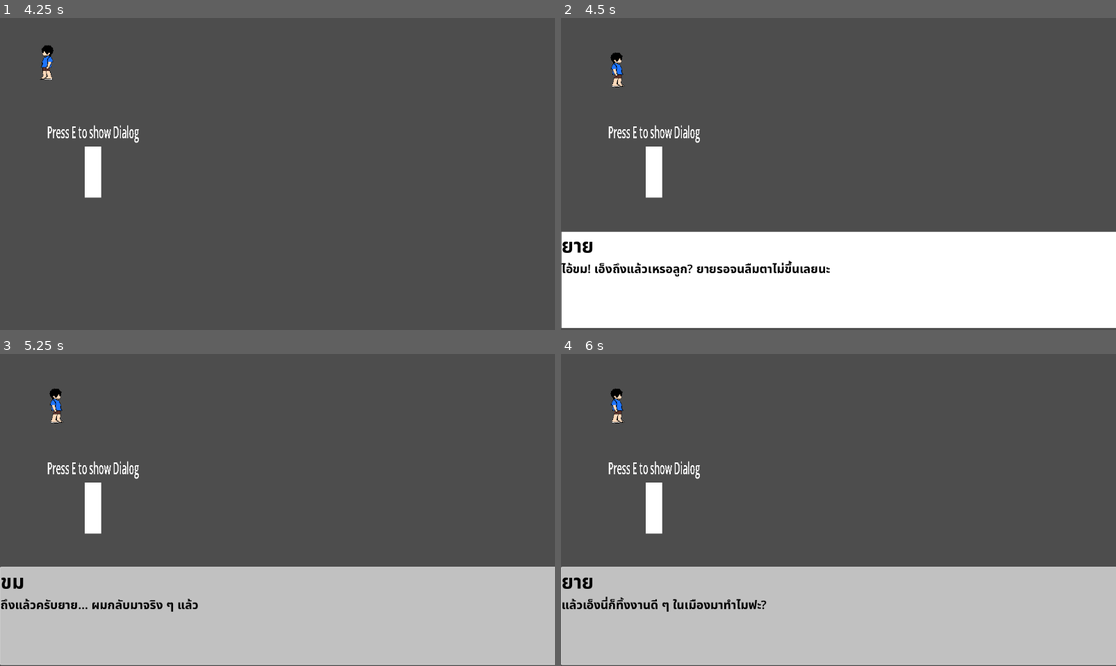
Above: before the commit, frames 1-4 (two rows, left to right).
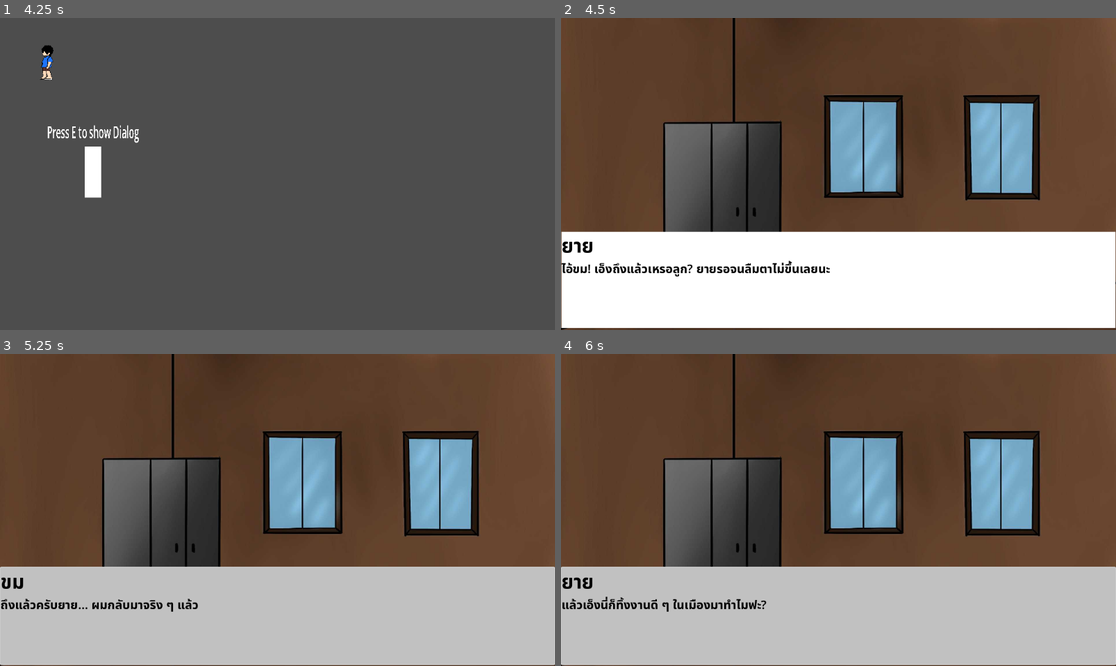
Above: after the commit, the same moments.

Repository: HeHHeyboi/BakChangKhom
Game: Godot game, scene res://Scene/MainGame.tscn
Same seed, same stepped clock (60 frames per second), same inputs: the game is played once before the commit and once after it. The project has no main scene, so this scene is started directly.
Inputs (mouse positions are in pixels of both pictures, inside the frame that each line leads up to):
- Up to frame 1 (4.25 s): tap Enter at 0.5, 2.75 s; move the mouse to (249, 236) at 0.52 s; hold W (up) 0.53-2.03 s; tap E every 0.75 s from 0.6 to 3.6 s; click (249, 236) at 0.67 s; move the mouse to (444, 220) at 1.27 s; tap Space at 2, 3.5 s; move the mouse to (111, 127) at 2.02 s; hold A (left) 2.03-3.53 s; move the mouse to (305, 174) at 2.77 s; click (305, 174) at 2.92 s; move the mouse to (194, 96) at 3.52 s; hold S (down) from 3.53 s (still down)
- Up to frame 2 (4.5 s): move the mouse to (960, 158) at 4.27 s; release S (down) at 4.28 s; hold D (right) from 4.28 s (still down); tap E at 4.35 s
- Up to frame 3 (5.25 s): release D (right) at 5 s; click "ยาย" at 5 s
- Up to frame 4 (6 s): click "ขม" at 5.75 s

Frame 1 is identical in both runs. In frame 2, 65% of the frame differs, in the area x 0-100%, y 0-100%; in frame 3, 64%; in frame 4, 64%.

Commit message:
Test call show_dialog with ImageTexture to set dialog background

Diff:
--- a/Scene/Dialog_Scene.tscn
+++ b/Scene/Dialog_Scene.tscn
@@ -1,6 +1,7 @@
-[gd_scene load_steps=7 format=3 uid="uid://bibe6lb5jiu8t"]
+[gd_scene load_steps=8 format=3 uid="uid://bibe6lb5jiu8t"]
 
 [ext_resource type="Script" uid="uid://djwn8uysrfhyn" path="res://Scripts/dialog_scene.gd" id="1_wcj4s"]
+[ext_resource type="Texture2D" uid="uid://b55oyvcho4pj6" path="res://Assets/Chapter2_bg.jpg" id="2_ycqtm"]
 
 [sub_resource type="StyleBoxFlat" id="StyleBoxFlat_sfeuh"]
 bg_color = Color(1, 1, 1, 1)
@@ -28,7 +29,12 @@
 NameBox = NodePath("PanelContainer/NameBox")
 ChoiceContainer = NodePath("ChoiceContainer")
 DialogButton = NodePath("PanelContainer")
-test_file = "Chapter9School.txt"
+test_file = "Chapter1ReturnHome.txt"
+BG_img = ExtResource("2_ycqtm")
+
+[node name="BG" type="Sprite2D" parent="."]
+position = Vector2(576, 324)
+scale = Vector2(0.6, 0.6)
 
 [node name="PanelContainer" type="Button" parent="."]
 layout_mode = 1
@@ -39,7 +45,7 @@
 anchor_bottom = 1.0
 offset_left = -575.0
 offset_top = -204.0
-offset_right = 577.0
+offset_right = 575.0
 offset_bottom = -4.0
 grow_horizontal = 2
 grow_vertical = 0
--- a/Scripts/dialog_scene.gd
+++ b/Scripts/dialog_scene.gd
@@ -5,12 +5,15 @@
 @export var ChoiceContainer: VBoxContainer
 @export var DialogButton: Button
 @export var test_file: String
+@export var BG_img: Texture2D
+@export var Test: bool
 
+@onready var bg_node = $"BG"
 enum DialogType { Dialog, Choice, SelectChoice }
 
 const DIALOG = "dialog"
 const CHOICE = "choice"
-const TXT_PATH = "res://Assets/"
+const AssetDir = "res://Assets/"
 
 var dialog_stack: Array[String] = []
 var index_stack: Array[int] = []
@@ -19,32 +22,34 @@
 var choiceButton = preload("res://Scene/DialogChoice.tscn")
 var curPlayer: Player = null
 
+
 # NOTE: มีไว้ test
-# func _ready():
-# 	read_file(TXT_PATH + test_file)
-# 	current_dialog = DialogDict[dialog_stack[-1]]
-# 	show_text(current_dialog[index_stack[-1]])
-# 	print("MainDialog Size: ", len(MainDialog))
+func _ready():
+	if Test:
+		read_file(AssetDir + test_file)
+		bg_node.texture = BG_img
+		dialog_stack.append(DIALOG)
+		index_stack.append(0)
+		current_dialog = DialogDict[dialog_stack[-1]]
+		show_text(current_dialog[index_stack[-1]])
+		return
+
+	self.visible = false
+	self.call_deferred("move_to_front")
 
 
 # NOTE: อันนี้เอาไว้ใช้จริง จะเรียกผ่าน Object อื่น
-func show_dialog(file_path: StringName, player: Player):
+func show_dialog(file_path: StringName, player: Player, bg: ImageTexture):
 	curPlayer = player
 	curPlayer.isDialogShow = true
 
+	bg_node.texture = bg
 	dialog_stack.append(DIALOG)
 	index_stack.append(0)
 	self.visible = true
 	read_file(file_path)
 	current_dialog = DialogDict[dialog_stack[-1]]
 	show_text(current_dialog[index_stack[-1]])
-	pass
-
-
-# HACK: อาจจะเปลี่ยนที่หลัง
-func _ready() -> void:
-	self.visible = false
-	self.call_deferred("move_to_front")
 
 
 func read_file(file_path: StringName):
@@ -82,6 +87,8 @@
 func show_text(text: String):
 	var parse = parse_text(text)
 	DialogButton.disabled = false
+	# print("current", dialog_stack)
+	# print("current", index_stack)
 
 	match parse["type"]:
 		DialogType.Dialog:
@@ -124,16 +131,19 @@
 
 		current_dialog = DialogDict[dialog_stack[-1]]
 
+	prints(index_stack)
 	show_text(current_dialog[index_stack[-1]])
 
 
 # NOTE: maybe this is a signal
 func dialog_end() -> void:
 	self.visible = false
-	curPlayer.isDialogShow = false
 	DialogDict.clear()
+	index_stack.clear()
+	dialog_stack.clear()
 	DialogDict[DIALOG] = []
-	index_stack.clear()
+	if !Test:
+		curPlayer.isDialogShow = false
 
 
 func click_choice(button: Button) -> void:
--- a/Scripts/player.gd
+++ b/Scripts/player.gd
@@ -24,7 +24,6 @@
 	elif Input.is_action_pressed("right", true):
 		Dir.x += 1
 
-	print(bool(-1))
 	if Dir.x < 0:
 		sprite.flip_h = true
 	elif Dir.x > 0:
--- a/Scripts/simple_npc.gd
+++ b/Scripts/simple_npc.gd
@@ -4,9 +4,13 @@
 @onready var TextAppear = $TextHelp
 @onready var player = self.get_node("../Player") as Player
 
+var bg_texture
+
 
 func _ready() -> void:
 	prints(player)
+	var loadImg = Image.load_from_file("res://Assets/Chapter2_bg.jpg")
+	bg_texture = ImageTexture.create_from_image(loadImg)
 	TextAppear.hide()
 
 
@@ -16,7 +20,7 @@
 		if event.is_pressed() && playerEnter:
 			if event.keycode == KEY_E:
 				DialogScene.visible = !DialogScene.visible
-				DialogScene.show_dialog("res://Assets/Chapter1ReturnHome.txt", player)
+				DialogScene.show_dialog("res://Assets/Chapter1ReturnHome.txt", player, bg_texture)
 
 
 func _on_dialog_area_body_entered(body: Node2D) -> void:
Binary file added: Assets/Chapter2_bg.jpg
Not shown, added: Assets/Chapter2_bg.jpg.import
